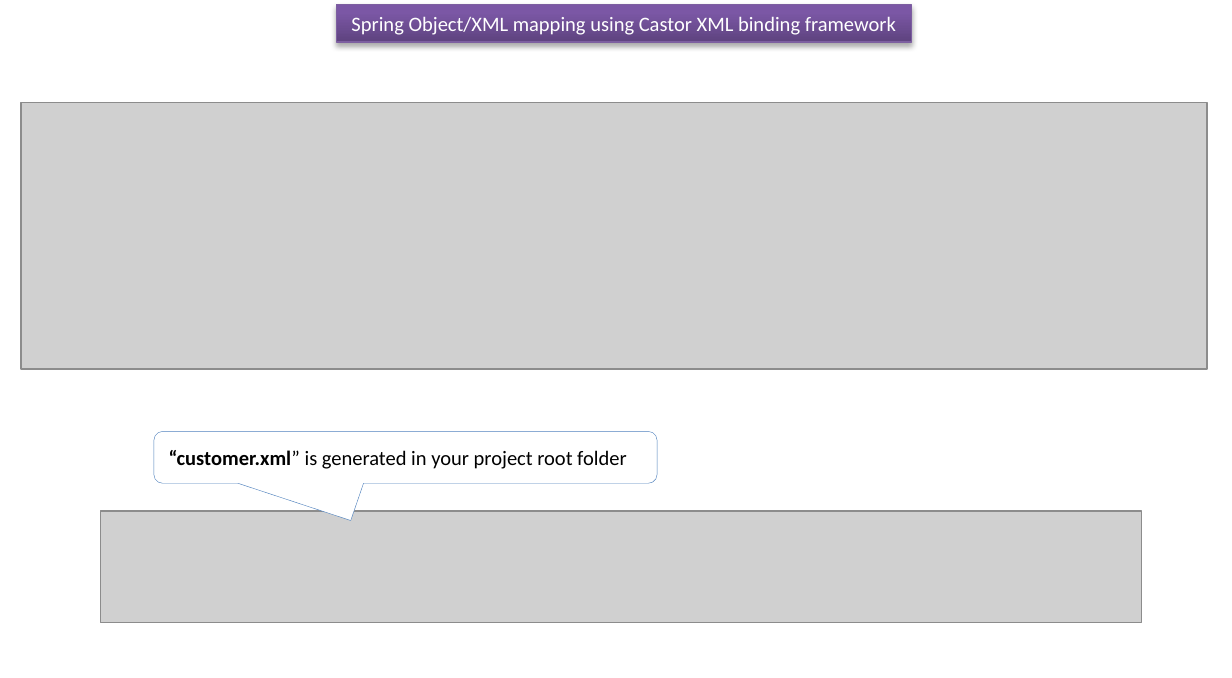
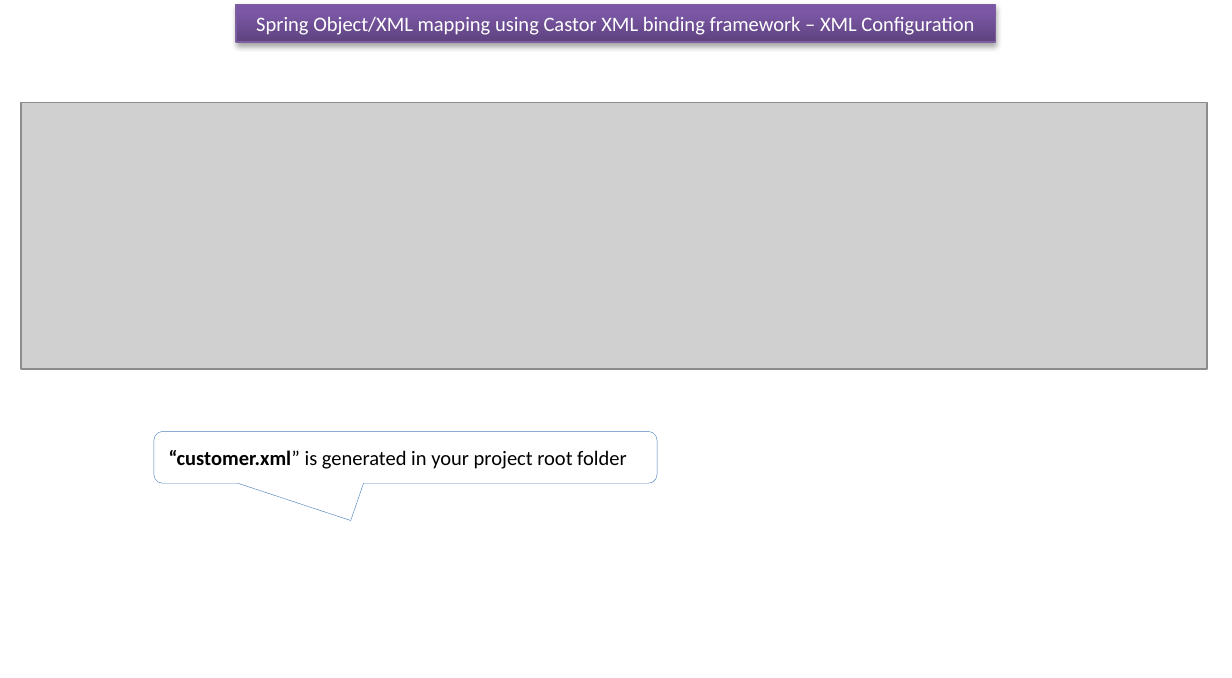
Before and after one commit to ramram43210/javaee, a slide deck: slide 8 of Later/Spring/14_Spring_Object_XML_Mapping/1/Spring Object XML mapping_castor.pptx (slide 7 before the commit). Drawn at 1232x678 pixels with LibreOffice and Linux fonts; fonts in the diff are those of the drawing; grey boxes stand for pictures. Boxes give left, top, right and bottom in pixels: in the first picture for what was removed or moved away, otherwise in the second. Text is boxed around its words. In the diff, an @@ line names an element or a change of style, - is before the commit and + after.

```diff
--- a/Later/Spring/14_Spring_Object_XML_Mapping/1/Spring Object XML mapping_castor.pptx
+++ b/Later/Spring/14_Spring_Object_XML_Mapping/1/Spring Object XML mapping_castor.pptx
@@ rectangle "Spring Object/XML mapping using Castor ...": place and size @@
-rectangle "Spring Object/XML mapping using Castor ..." at bbox=[336, 5, 912, 42]
+rectangle "Spring Object/XML mapping using Castor ..." at bbox=[237, 5, 997, 42]
@@ text in rectangle at bbox=[256, 16, 974, 35]: text changed @@
-Spring Object/XML mapping using Castor XML binding framework
+Spring Object/XML mapping using Castor XML binding framework – XML Configuration
@@ picture removed at bbox=[101, 511, 1142, 623] @@
```
Also in this commit, not shown: 6 other slides changed, 1 slide added, 1 other file.
